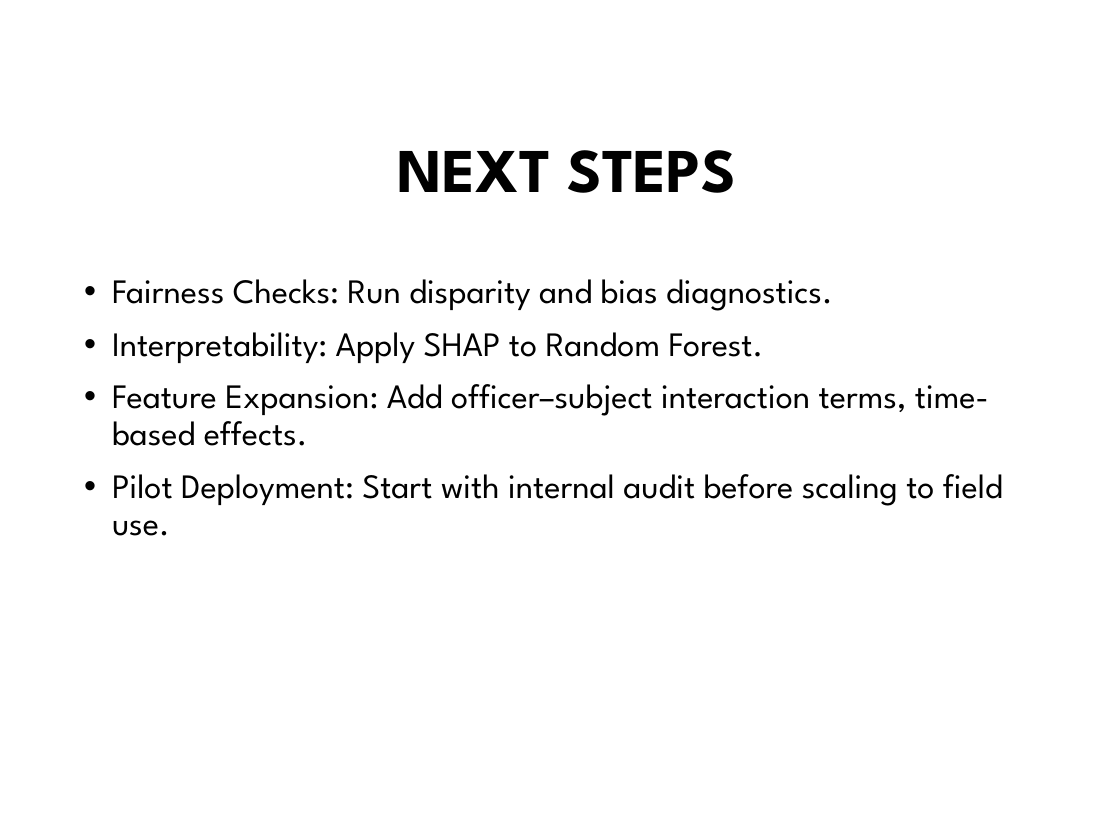
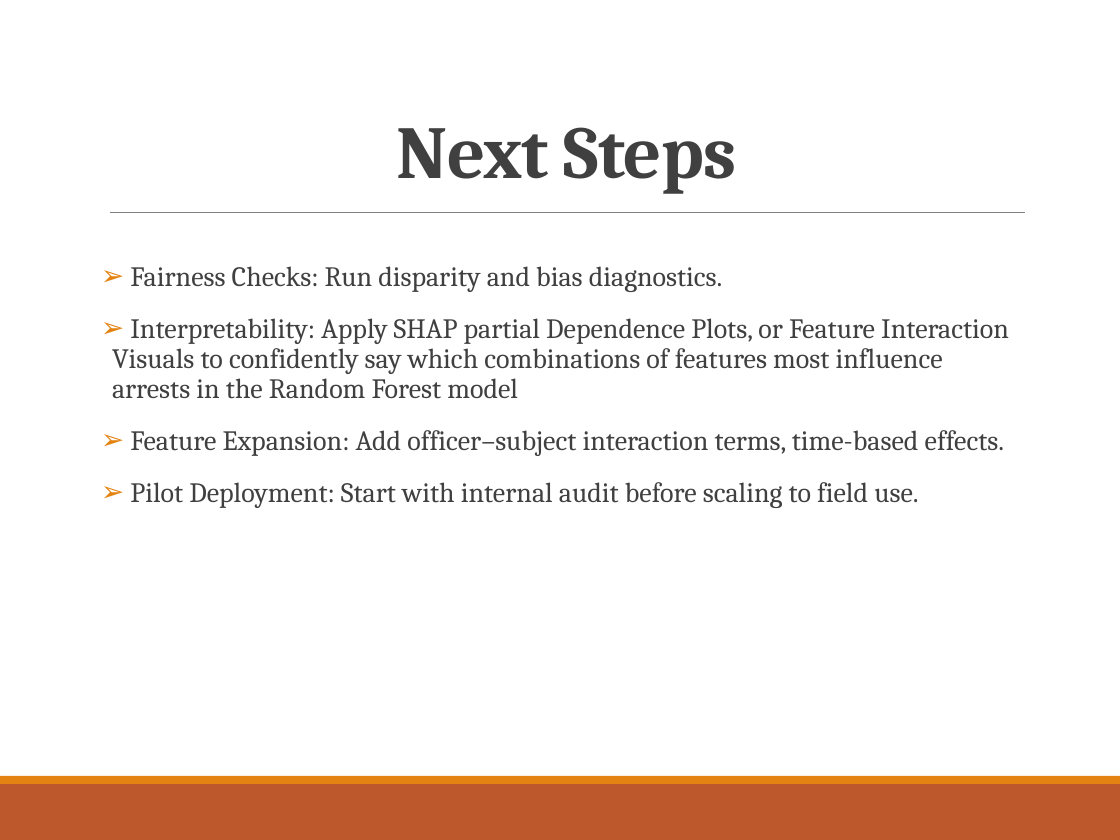
Before and after one commit to tingly-amua/Terry-Stops-Classifier, a slide deck: slide 14 of presentation.pptx (slide 7 before the commit). Drawn at 1120x840 pixels with LibreOffice and Linux fonts; fonts in the diff are those of the drawing; background and template pictures are left out. Boxes give left, top, right and bottom in pixels: in the first picture for what was removed or moved away, otherwise in the second. Text is boxed around its words. In the diff, an @@ line names an element or a change of style, - is before the commit and + after.

```diff
--- a/presentation.pptx
+++ b/presentation.pptx
@@ title "Next Steps" at [397,127,737,194]: vertical alignment middle to bottom @@
@@ title at [397,127,737,194]: text changed; size 40 to 48 pt; font League Spartan to Cambria; text colour #000000 to #404040 @@
-NEXT STEPS
+Next Steps
@@ line added from (110, 213) to (1025, 213), #808080 0.5 pt @@
@@ text "Fairness Checks: Run disparity and ...": place and size @@
-text "Fairness Checks: Run disparity and ..." at [112,279,1003,536]
+text "Fairness Checks: Run disparity and ..." at [112,266,1009,508]
@@ text at [130,266,1004,508]: size 22 to 18 pt, font League Spartan to Cambria, text colour #000000 to #404040 in "Fairness Checks: Run disparity and bias diagnostics.", "Feature Expansion: Add officer–subject interaction terms, ti ...", "Pilot Deployment: Start with internal audit before ..."; bullet • to ➢; more space between paragraphs @@
@@ text at [112,318,1009,399]: text changed; size 22 to 18 pt; font League Spartan to Cambria; text colour #000000 to #404040 @@
-• Interpretability: Apply SHAP to Random Forest.
+➢ Interpretability: Apply SHAP partial Dependence Plots, or Feature Interaction Visuals to confidently say which combinations of features most influence arrests in the Random Forest model
@@ rectangle added at [0,776,1120,784], fill #E48312 @@
@@ rectangle added at [0,784,1120,840], fill #BD582C @@
```
Also in this commit, not shown: 6 other slides changed, 9 slides added, 1 slide removed, 5 other files.
